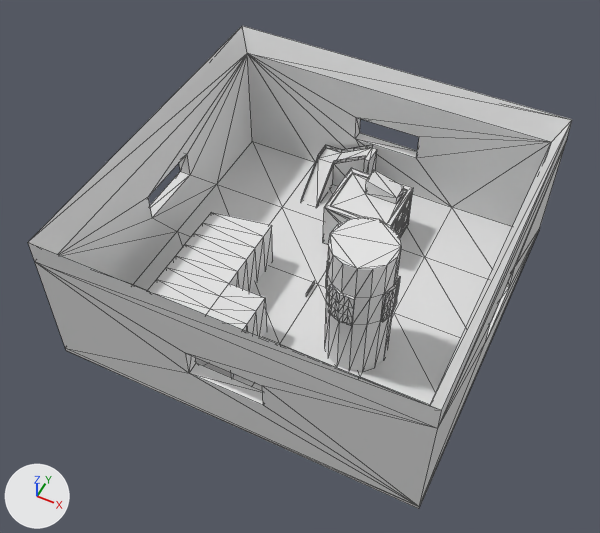
Renders of the OBJ model projects/VS2022/raylib_game/resources/MapTiles/tileModel0.obj from each side of a commit.
Before and after are seen from a 50 mm camera at (57.7, -125.4, 161.0) aimed at (-1.5, -7.1, 13.1). The axes (+X, +Y, +Z) are drawn at lower left. The lights are the same throughout. Mesh edges are drawn as thin lines. Where no turn or scale is listed for an object, it has been applied to the vertices.

The scene before the commit, as lines of its bpy script (objects in view):
```python
me_m_base = bpy.data.meshes.new('M_Base')
me_m_base.from_pydata(...)  # 622 vertices, 1095 faces; spans x -45.0..45.0, y -45.0..45.0, z -1.0..36.7
ob_m_base = bpy.data.objects.new('M_Base', me_m_base)
ob_m_base.location = (0.0, 0.0, 0.0)
```
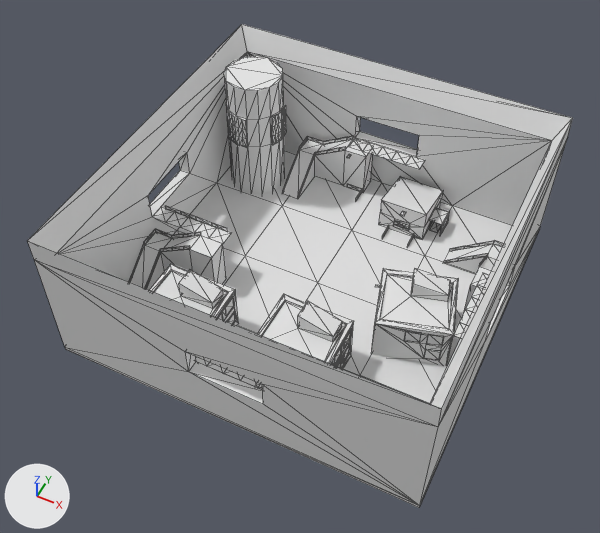
Diff of the bpy script that builds the scene:
```diff
--- a/projects/VS2022/raylib_game/resources/MapTiles/tileModel0.obj.py
+++ b/projects/VS2022/raylib_game/resources/MapTiles/tileModel0.obj.py
@@ me_m_base @@
 # used by ob_m_base; location = (0.0, 0.0, 0.0)
-me_m_base.from_pydata(...)  # 622 vertices, 1095 faces; spans x -45.0..45.0, y -45.0..45.0, z -1.0..36.7
+me_m_base.from_pydata(...)  # 1485 vertices, 2399 faces; spans x -45.0..45.0, y -45.0..45.0, z -0.8..37.2
+# me_m_base part 1: the loose piece of 77 vertices spanning x -45.0..45.0, y -45.0..45.0, z -1.0..36.7 is moved by (0.0, 0.0, 0.5)
+# me_m_base part 2: the loose piece of 144 vertices spanning x -5.0..12.7, y 13.7..30.6, z -0.1..17.1 is moved by (-24.4, -50.7, 0.0)
+# me_m_base part 3: the loose piece of 172 vertices spanning x 8.4..24.7, y -21.3..-5.0, z -0.6..35.7 is moved by (-49.2, 41.9, 0.0)
+# me_m_base part 4: the loose piece of 8 vertices spanning x -12.5..-8.8, y 35.9..36.0, z 7.4..10.6 is moved by (-5.8, -0.1, 1.0)
+# me_m_base part 5: the loose piece of 8 vertices spanning x -8.9..-5.2, y 35.9..36.0, z 9.5..12.7 is moved by (-5.8, -0.1, 1.0)
+# me_m_base part 6: the loose piece of 8 vertices spanning x -5.3..-3.4, y 35.9..36.0, z 11.6..13.8 is moved by (-5.8, -0.1, 1.0)
+# me_m_base part 7: the loose piece of 8 vertices spanning x -12.5..-8.8, y 41.1, z 7.4..10.6 is moved by (-2.2, -0.1, 3.1)
+# me_m_base part 8: the loose piece of 8 vertices spanning x -8.9..-5.2, y 41.1, z 9.5..12.7 is moved by (-9.4, -0.1, -1.1)
+# me_m_base part 9: the loose piece of 8 vertices spanning x -17.4..-17.3, y 35.9..41.0, z 7.3..8.6 is moved by (-5.8, -0.1, 1.0)
+# me_m_base part 10: the loose piece of 8 vertices spanning x -17.3..-12.4, y 41.0, z 7.3..8.6 is moved by (-5.8, -0.1, 1.0)
+# me_m_base part 11: the loose piece of 8 vertices spanning x -17.4..-17.3, y 25.3..29.1, z -0.5..3.3 is copied, and the copy is multiplied about its middle by the matrix ((0.0, 0.929, 0.089), (-0.933, 0.0, 0.0), (0.0, -0.089, 0.929)), then moved by (-14.0, -41.3, 10.5); it spans x -33.2..-29.5, y -14.2..-14.1, z 10.2..13.5
+# me_m_base part 12: the loose piece of 8 vertices spanning x -19.1, y 3.1..4.6, z -0.4..0.0 is scaled about its middle by (3, 3.43, 3), then moved by (-22.6, -15.5, 8.9)
+# me_m_base part 13: the loose piece of 8 vertices spanning x -0.8, y -4.9..-0.4, z 0.0..1.3 is turned 90 degrees about the z axis through its middle and scaled by 1.1, then moved by (-38.4, -6.4, 8.1)
+# me_m_base part 14: the loose piece of 144 vertices spanning x -5.0..12.7, y 13.7..30.6, z -0.1..17.1 is copied, and the copy is moved by (4.1, -47.0, 0.0); it spans x -1.0..16.7, y -33.3..-16.4, z -0.1..17.1
+# me_m_base part 15: the loose piece of 18 vertices spanning x -17.4..-2.0, y 25.3..41.1, z -0.5..12.6 is rebuilt with 18 vertices and now spans x -23.2..-3.1, y 25.3..41.0, z 0.5..13.6
+# me_m_base part 16: 71 vertices removed from x -33.0..-4.5, y -36.0..2.5, z -0.6..12.6; 714 vertices added at x -42.0..42.2, y -42.0..42.0, z -0.8..16.4
```

Where the change shows, as pixel boxes (x1, y1, x2, y2) in the pictures (600 x 533 px; the box of a moved part takes in the faces that stretch with it):
'M_Base', reshaped: before (28, 26, 572, 509); after (27, 24, 573, 507)
part 1 of me_m_base, moved or reshaped: before (28, 26, 572, 509); after (27, 24, 573, 507)
part 2 of me_m_base, moved or reshaped: before (323, 168, 413, 244); after (150, 264, 238, 325)
part 3 of me_m_base, moved or reshaped: before (325, 217, 401, 371); after (224, 56, 286, 194)
part 4 of me_m_base, moved or reshaped: before (334, 159, 346, 164); after (315, 150, 327, 155)
part 5 of me_m_base, moved or reshaped: before (346, 157, 359, 162); after (327, 148, 339, 153)
part 6 of me_m_base, moved or reshaped: before (358, 156, 365, 160); after (339, 147, 345, 151)
part 7 of me_m_base, moved or reshaped: before (342, 148, 354, 153); after (335, 137, 347, 142)
part 8 of me_m_base, moved or reshaped: before (354, 146, 366, 151); after (323, 139, 335, 144)
part 9 of me_m_base, moved or reshaped: before (318, 145, 326, 158); after (299, 137, 307, 150)
part 10 of me_m_base, moved or reshaped: before (326, 145, 342, 153); after (307, 136, 323, 145)
part 11 of me_m_base, added: after (172, 246, 184, 251)
part 12 of me_m_base, moved or reshaped (not visible before): after (144, 230, 156, 244)
part 13 of me_m_base, moved or reshaped: before (306, 282, 314, 296); after (155, 229, 172, 238)
part 14 of me_m_base, added: after (257, 294, 354, 368)
part 15 of me_m_base, rebuilt (21% wider): before (302, 148, 377, 205); after (283, 139, 374, 199)
part 16 of me_m_base, built on: before (147, 212, 273, 379); after (130, 138, 504, 389)
